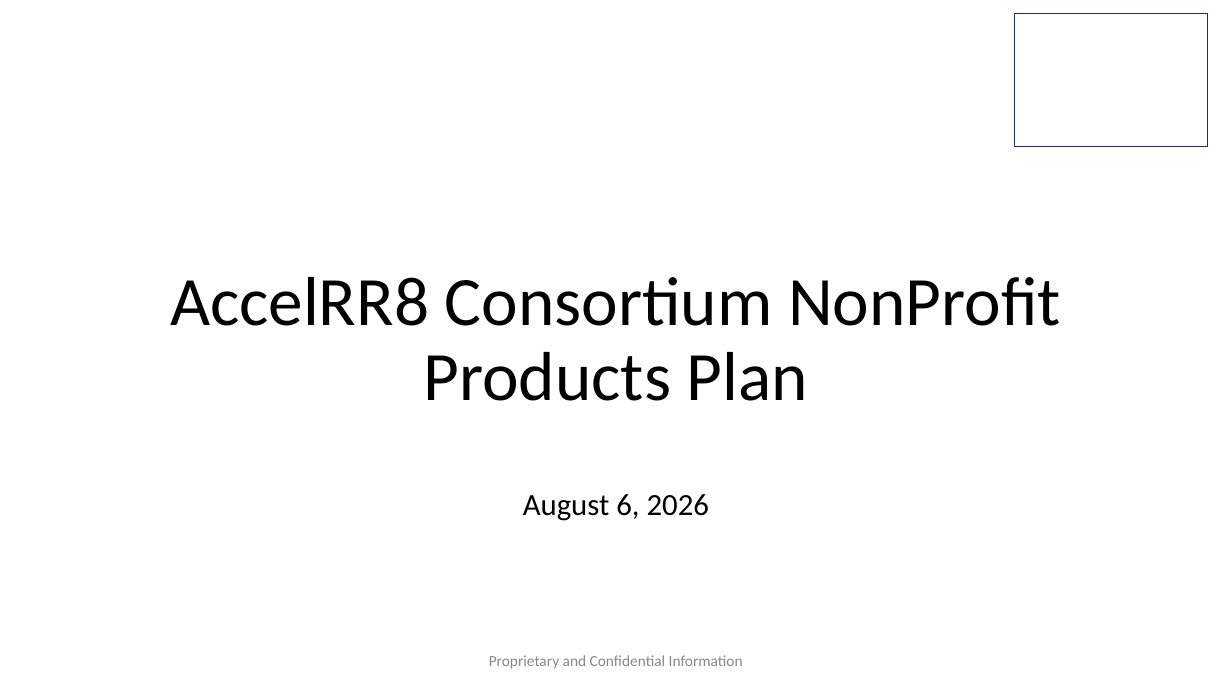
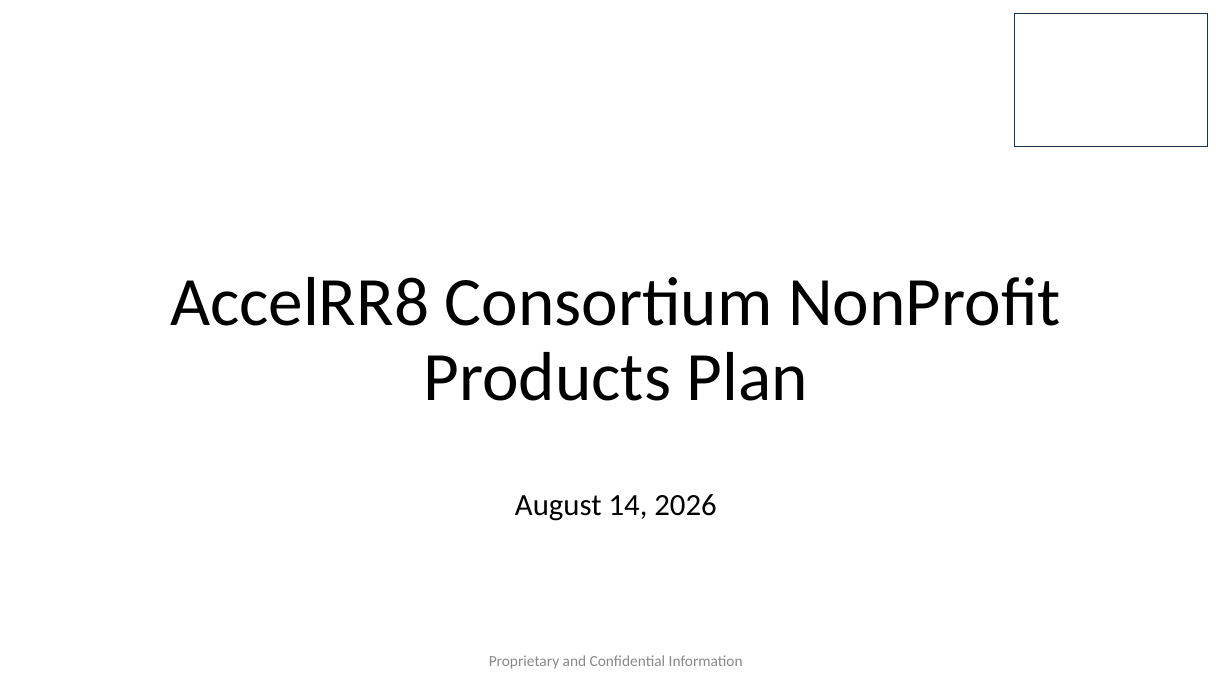
Before and after one commit to AccelRR8-Consortium-NonProfit/Management-Public, a slide deck: slide 1 of docs/2_Value_Creation/2a_Product/2a_Product_Management_Plan.pptx. Drawn at 1232x693 pixels with LibreOffice and Linux fonts; fonts in the diff are those of the drawing; background and template pictures are left out. Boxes give left, top, right and bottom in pixels: in the first picture for what was removed or moved away, otherwise in the second. Text is boxed around its words. In the diff, an @@ line names an element or a change of style, - is before the commit and + after.

Commit message:
Updated Product Roadmap and Status

```diff
--- a/docs/2_Value_Creation/2a_Product/2a_Product_Management_Plan.pptx
+++ b/docs/2_Value_Creation/2a_Product/2a_Product_Management_Plan.pptx
@@ subtitle at (515,494,716,521): text changed @@
-August 6, 2026
+August 14, 2026
```
Also in this commit, not shown: 4 other slides changed, 4 slides removed, 8 other files.
